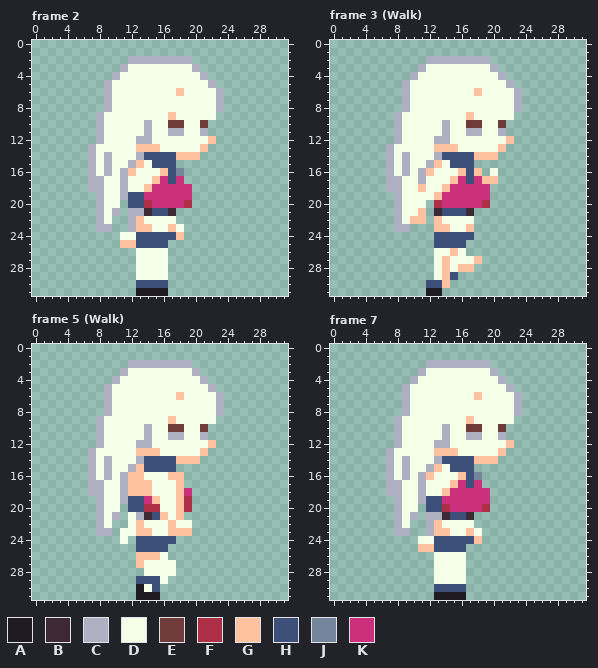
File history of a pixel-art file, units/players/invaders.aseprite. Above: the version before the commit.
32x32 pixels, 10 frames. Colours within 5 levels of each other are drawn and written as one. Shown: frame 2, frame 3 (Walk), frame 5 (Walk), frame 7. The commit also changed other frames, which this record leaves out.
Palette (. is transparent): A #1f1b23  B #3d2936  C #aeb0c2  D #f5ffe8  E #703b3b  F #ad2f45  G #ffc2a1  H #3d5079  J #75859c  K #cc2f7b
Pixels before, frame 2, first column x 7:
 2 .....CCCCCCCC....
 3 ....CDDDDDDDDC...
 4 ...CDDDDDDDDDDC..
 5 ..CDDDDDDDDDDDDC.
 6 ..CDDDDDDDDGDDDDC
 7 ..CDDDDDDDDDDDDDC
 8 ..CDDDDDDDDDDDDDC
 9 .CDDDDDDDDGDDDDD.
10 .CDDDDDCDDEEDDE..
11 .CDDDDDCDDCCDDC..
12 .CDDDDCCDDDDDDDG.
13 CDDDDDGGGDDDDDG..
14 CDCDDDCHHHHGGG...
15 CDCDDCGDHHH......
16 CDCDCGDDDGHJ.....
17 CCDDCDDDGKHK.....
18 CCDDCDDGKKKKK....
19 .CDDCHHKKKKKK....
20 .CDD.HHFKKKKF....
21 .CDC.CCBHHB......
22 .CD..CGDDDD......
23 .CC..CGGDDGD.....
24 ....DDHHHHHG.....
25 ....GGHHHH.......
26 ......DDDD.......
27 ......DDDD.......
28 ......DDDD.......
29 ......DDDD.......
30 ......HHHH.......
31 ......AAAA.......
Pixels before, frame 3 (Walk), first column x 7:
 2 .....CCCCCCCC....
 3 ....CDDDDDDDDC...
 4 ...CDDDDDDDDDDC..
 5 ..CDDDDDDDDDDDDC.
 6 ..CDDDDDDDDGDDDDC
 7 ..CDDDDDDDDDDDDDC
 8 ..CDDDDDDDDDDDDDC
 9 .CDDDDDDDDGDDDDD.
10 .CDDDDDCDDEEDDE..
11 .CDDDDDCDDCCDDC..
12 .CDDDDCCDDDDDDDG.
13 CDDDDDGGGDDDDDG..
14 CDCDDDCHHHHGGG...
15 CDCDDCGDHHH......
16 CDCDCGDDDGHG.D...
17 CCDDCDDDGKHKGG...
18 CCDDGDDGKKKKK....
19 .CDDDDGKKKKKK....
20 .CDDD.FKKKKKF....
21 .CDDG.BHHHB......
22 .CDGG.GDDDD......
23 .CC...GGDDG......
24 ......HHHHH......
25 ......HHHH.......
26 ......DDGD.......
27 ......DGDDDG.....
28 ......DGDGG......
29 ......DGH........
30 .....HHG.........
31 .....AA..........
Pixels before, frame 5 (Walk), first column x 7:
 2 .....CCCCCCCC....
 3 ....CDDDDDDDDC...
 4 ...CDDDDDDDDDDC..
 5 ..CDDDDDDDDDDDDC.
 6 ..CDDDDDDDDGDDDDC
 7 ..CDDDDDDDDDDDDDC
 8 ..CDDDDDDDDDDDDDC
 9 .CDDDDDDDDGDDDDD.
10 .CDDDDDCDDEEDDE..
11 .CDDDDDCDDCCDDC..
12 .CDDDDCCDDDDDDDG.
13 CDDDDDGGGDDDDDG..
14 CDCDDDCHHHHGGG...
15 CDCDDCGHHHH......
16 CDCDCGGDDDGG.....
17 CCDDCGGGDDDG.....
18 CCDDCGGGDDDGK....
19 .CDDCHHKGDDGF....
20 .CDD.HHFFDDGF....
21 .CDC.DCBHGDG.....
22 .CD..DGDDDGDD....
23 .CC.DDGGDDGGG....
24 ....D.HHHHH......
25 ......HHHH.......
26 ......GGGD.......
27 ......GDDDD......
28 .......DDDD......
29 ......HHHD.......
30 ......ADH........
31 ......AAA........
Pixels before, frame 7, first column x 7:
 2 .....CCCCCCCC....
 3 ....CDDDDDDDDC...
 4 ...CDDDDDDDDDDC..
 5 ..CDDDDDDDDDDDDC.
 6 ..CDDDDDDDDGDDDDC
 7 ..CDDDDDDDDDDDDDC
 8 ..CDDDDDDDDDDDDDC
 9 .CDDDDDDDDGDDDDD.
10 .CDDDDDCDDEEDDE..
11 .CDDDDDCDDCCDDC..
12 .CDDDDCCDDDDDDDG.
13 CDDDDDGGGDDDDDG..
14 CDCDDDCHHHHGGG...
15 CDCDDCGDHHH......
16 CDCDCGDDDGHJ.....
17 CCDDCDDDGKHK.....
18 CCDDCDDGKKKKK....
19 .CDDCHHKKKKKK....
20 .CDD.HHFKKKKF....
21 .CDC.CCBHHB......
22 .CD..CGDDDD......
23 .CC..CGGDDGD.....
24 ....DDHHHHHG.....
25 ....GGHHHH.......
26 ......DDDD.......
27 ......DDDD.......
28 ......DDDD.......
29 ......DDDD.......
30 ......HHHH.......
31 ......AAAA.......
The result:
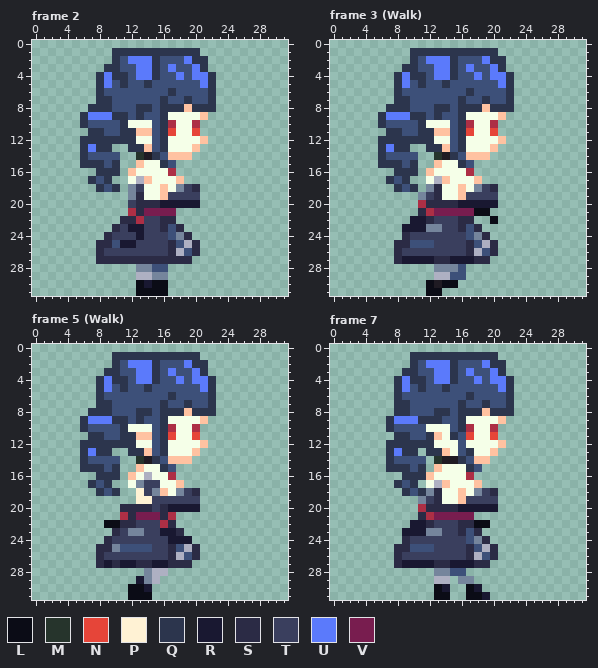
Colours new in this view: L #0b0c16  M #26342c  N #e64539  P #fff2d4  Q #2c354d  R #191831  S #2b2b45  T #3a3f5e  U #5b7afb  V #781d4f
Edits made:
layer "Dizzy/Body/BG_Leg" now shown
layer "Dizzy/Body/FG_Leg" now shown
layer "Dizzy/Body/BG_Arm" now shown
layer "Dizzy/Body/Torso" now shown
layer "Dizzy/Body/FG_Arm" now shown
layer "Dizzy/Head/Skull" now shown
layer "Dizzy/Head/Eyes" now shown
layer "Dizzy/Head/Hair" now shown
layer "Dizzy/Head/FG_Drills" now shown
layer "Ember/main" now hidden
Changed rows in their new state; - is an unchanged pixel.
Frame 2:
first column x 6:
 1 ----QQQQQQQQQQQ---
 2 ----QHUUUQHHHUQQ--
 3 ---QQHHUUQHUHHUQ--
 4 --QUQQHUUQHHUHUUQ-
 5 --QUHQHHQHHHHHHUQ-
 6 --QHHHHHHHHQHHHHQ.
 7 --QQHHHHHHQHHQHHQ.
 8 -QQQHHHQQHQQQGQQQ.
 9 QUUUQQHQHHQD---G.-
10 QHHHHQ--DHQFD-F.--
11 -QQHHQQGGHQND-N.--
12 QQQQQQQDDHQ----G.-
13 QUQQ..QQ-HQ---G.--
14 QHHHH..MAQ-G--.---
15 QQQHQ..--DQ-------
16 -.QQQ.----DF.-----
17 -QHQ..-CGDDDG-----
18 -.QHQ.JTDDGDJTS---
19 --....JSDDGTTTT---
20 --...-TSSSRRRRR---
21 --...-FSVVVV------
22 --..-SSFTTSS------
23 --..STRRTTSHS-----
24 ---STTTRTTT-JS----
25 --SSHRRTTTTSHCS---
26 --STTTTTTTTSCHS---
27 --SSSSSSSSSSSS----
28 -------JJHH-------
29 -------CCJJ-------
30 -------LRLL-------
31 -------LLLL-------
Frame 3 (Walk):
first column x 6:
 1 ----QQQQQQQQQQQ---
 2 ----QHUUUQHHHUQQ--
 3 ---QQHHUUQHUHHUQ--
 4 --QUQQHUUQHHUHUUQ-
 5 --QUHQHHQHHHHHHUQ-
 6 --QHHHHHHHHQHHHHQ.
 7 --QQHHHHHHQHHQHHQ.
 8 -QQQHHHQQHQQQGQQQ.
 9 QUUUQQHQHHQD---G.-
10 QHHHHQ--DHQFD-F.--
11 -QQHHQQGGHQND-N.--
12 QQQQQQQDDHQ----G.-
13 QUQQ..QQ-HQ---G.--
14 QHHHH..MAQ-G--.---
15 QQQHQ..--DQ-------
16 -.QQQ.----DF.-.---
17 -QHQ..-CGDDDG..---
18 -.QHQ.JSDDGDJTS---
19 --...JTSDDGTTTT---
20 --...FSSSSRRRRR---
21 --...SFVVVVVLL----
22 --..RRSTTTSS--L---
23 --.RRRJJTTSHS-----
24 ---STTTTTTT-JS----
25 --SSHHHTTTTSHCS---
26 --STTTTTTTTSCHS---
27 --SRRRRSSRRRSS----
28 -------JJJH.------
29 -------CC-H-------
30 ------LALL--------
31 ------LL----------
Frame 5 (Walk):
first column x 6:
 1 ----QQQQQQQQQQQ---
 2 ----QHUUUQHHHUQQ--
 3 ---QQHHUUQHUHHUQ--
 4 --QUQQHUUQHHUHUUQ-
 5 --QUHQHHQHHHHHHUQ-
 6 --QHHHHHHHHQHHHHQ.
 7 --QQHHHHHHQHHQHHQ.
 8 -QQQHHHQQHQQQGQQQ.
 9 QUUUQQHQHHQD---G.-
10 QHHHHQ--DHQFD-F.--
11 -QQHHQQGGHQND-N.--
12 QQQQQQQDDHQ----G.-
13 QUQQ..QQ-HQ---G.--
14 QHHHH..MAQ-G--.---
15 QQQHQ..-DDQ-------
16 -.QQQ.-DC--F.-----
17 -QHQ..DJTT--------
18 -.QHQ..PTJG-JTS---
19 --.....PPTTTTTT---
20 --...SSSSTSRRRR---
21 --...FSVVVSF.-----
22 --.LLSSTTTFS..----
23 --..STJJTTRRS.----
24 ---STTTTTTTRRR----
25 --SSJHH--TTSHCS---
26 --STTTTTTTTSCHS---
27 --SRSRRSSRRSSS----
28 --------JCC.------
29 -------RJC.-------
30 ------LLR.--------
31 ------LLL.--------
Frame 7:
first column x 7:
 1 ---QQQQQQQQQQQ---
 2 ---QHUUUQHHHUQQ--
 3 --QQHHUUQHUHHUQ--
 4 -QUQQHUUQHHUHUUQ-
 5 -QUHQHHQHHHHHHUQ-
 6 -QHHHHHHHHQHHHHQ.
 7 -QQHHHHHHQHHQHHQ.
 8 -QQHHHQQHQQQGQQQ.
 9 QUUUQQQHHQD---G.-
10 QHHHH--DHQFD-F.--
11 -QQHHQGDQHND-N.--
12 QQQQQQDD-H----G.-
13 QUQQ.QQ-DHQ--G.--
14 QHHHH.MAAQ---.---
15 QQQHQ.--DDQH-----
16 ..QQQ----DF.-----
17 .QHQ.-CGDDDG-----
18 ..QHQJSDDGDJTS---
19 -...JTSDDGTTTT---
20 -...FSSSSRRRRR---
21 -...SFVVVVV------
22 -..RRSTTTSSLL----
23 -.RRRJJTTSHS-----
24 --STTTTTTT-JS----
25 -SSHHHTTTTSHCS---
26 -STTTTTTTTSCHS---
27 -SRRRRSSRRRSS----
28 ------JJHH-------
29 ------CC.JJ------
30 ------LR..LR-----
31 ------LL..LLR----
Pixel boxes of the changes (left, top, right, bottom) in both pictures:
changed: (80, 48, 224, 296)
changed: (378, 48, 522, 296)
changed: (80, 352, 224, 600)
changed: (386, 352, 522, 600)
